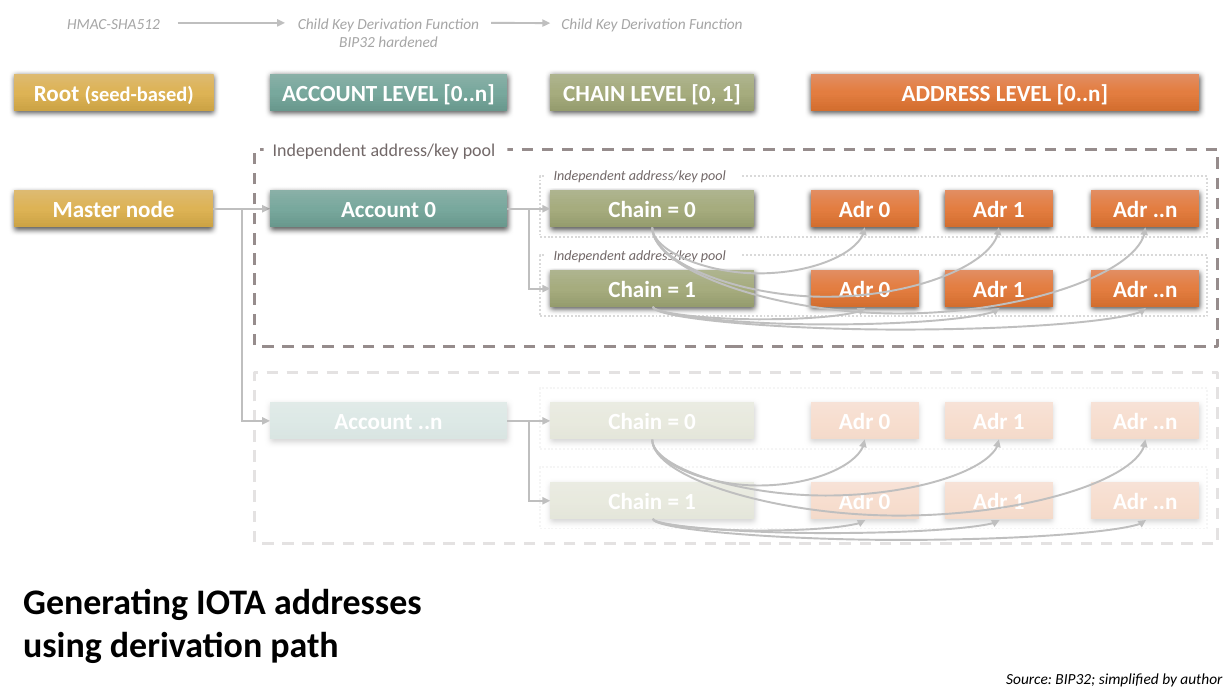
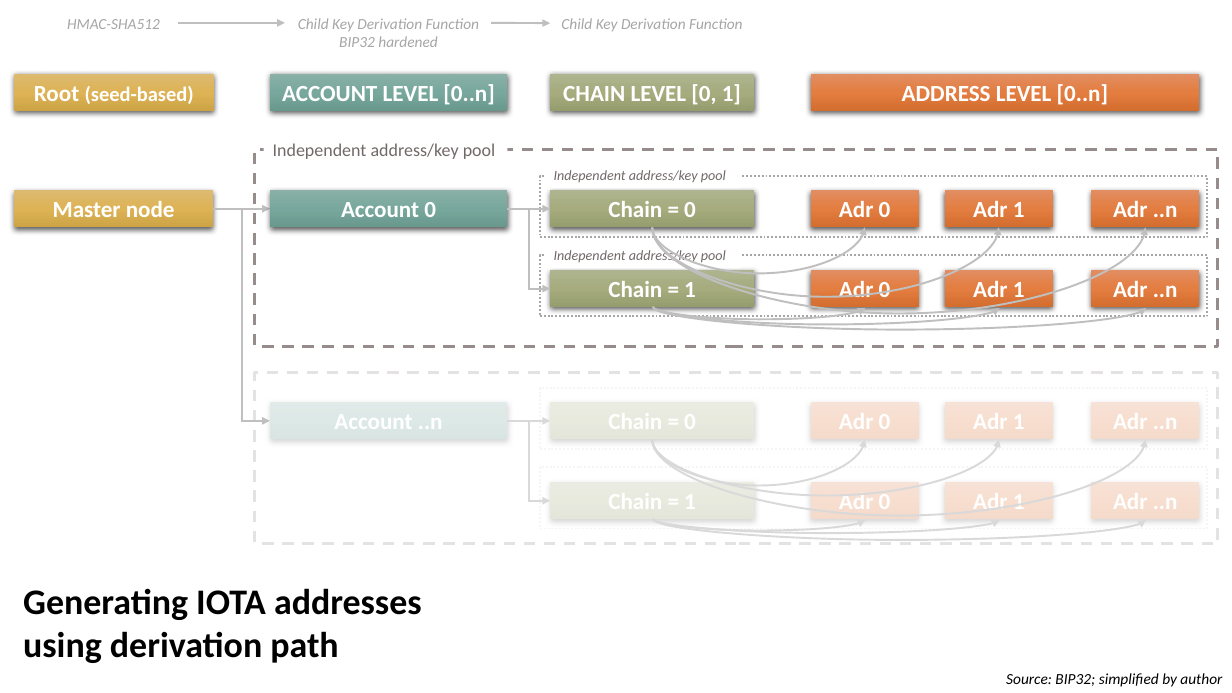
Before and after one commit to iotaledger/iota.rs, a slide deck: slide 2 of docs/charts.pptx. Drawn at 1232x693 pixels with LibreOffice and Linux fonts; fonts in the diff are those of the drawing. Boxes give left, top, right and bottom in pixels: in the first picture for what was removed or moved away, otherwise in the second. Text is boxed around its words. In the diff, an @@ line names an element or a change of style, - is before the commit and + after.

```diff
--- a/docs/charts.pptx
+++ b/docs/charts.pptx
@@ rectangle at <box>540,177,1207,238</box>: outline #D9D9D9 1.5 pt dashed to #A6A6A6 1.5 pt dashed @@
@@ rectangle at <box>540,255,1207,316</box>: outline #D9D9D9 1.5 pt dashed to #A6A6A6 1.5 pt dashed @@
@@ rectangle: place and size @@
-rectangle at <box>230,364,1232,556</box>
+rectangle at <box>249,364,1228,556</box>
@@ arrow (507, 421) - (550, 421): stroke #BFBFBF 1.5 pt to #D9D9D9 1.5 pt @@
@@ elbow arrow (507, 421) - (550, 501): stroke #BFBFBF 1.5 pt to #D9D9D9 1.5 pt @@
@@ curved arrow (653, 440) - (865, 440): stroke #BFBFBF 1.5 pt to #D9D9D9 1.5 pt @@
@@ curved arrow (653, 440) - (1146, 440): stroke #BFBFBF 1.5 pt to #D9D9D9 1.5 pt @@
@@ curved arrow (653, 440) - (999, 440): stroke #BFBFBF 1.5 pt to #D9D9D9 1.5 pt @@
@@ curved arrow (653, 518) - (1000, 520): stroke #BFBFBF 1.5 pt to #D9D9D9 1.5 pt @@
@@ curved arrow (653, 518) - (866, 520): stroke #BFBFBF 1.5 pt to #D9D9D9 1.5 pt @@
@@ curved arrow (653, 518) - (1146, 520): stroke #BFBFBF 1.5 pt to #D9D9D9 1.5 pt @@
```
Also in this commit, not shown: 1 other file.
